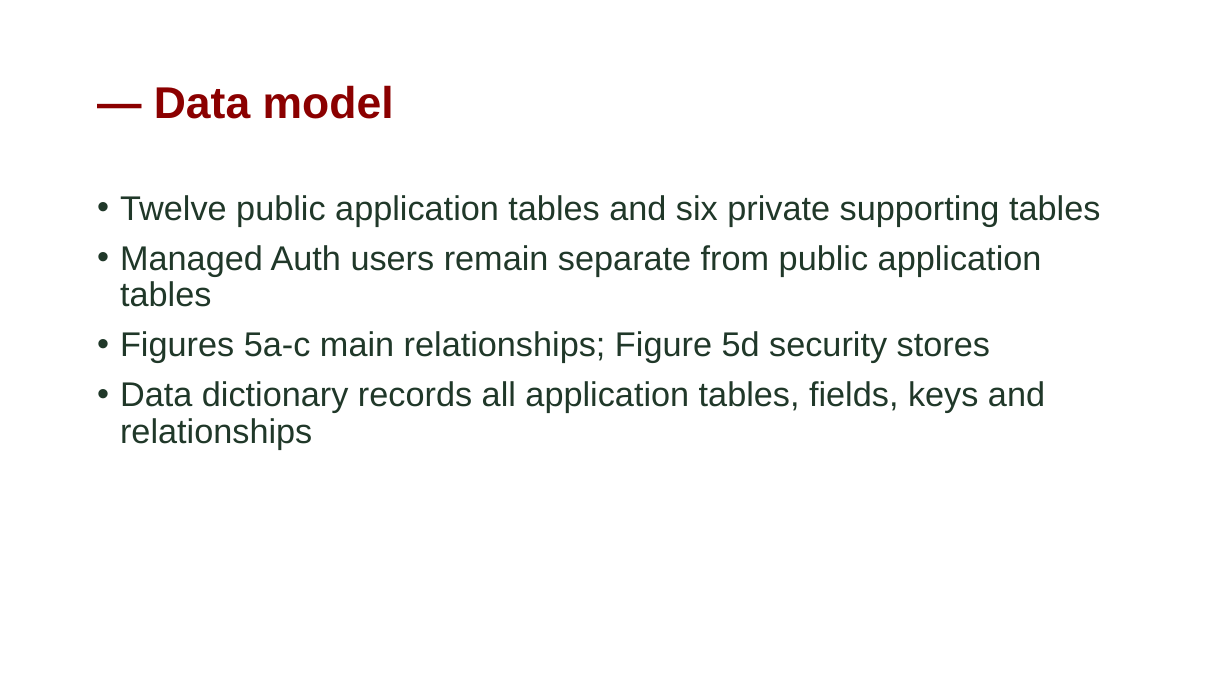
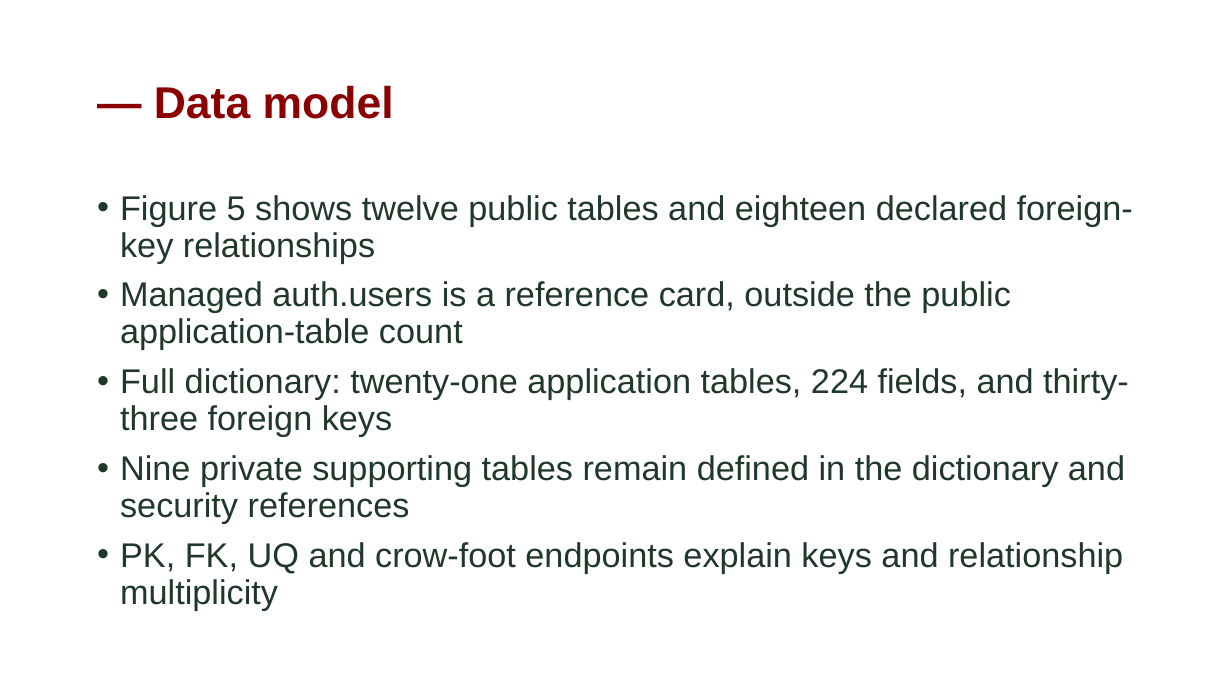
Before and after one commit to IronGrind/irongrind.github.io, a slide deck: slide 13 of Documentations/Defense/Capstone Presentation.pptx. Drawn at 1232x693 pixels with LibreOffice and Linux fonts; fonts in the diff are those of the drawing. Boxes give left, top, right and bottom in pixels: in the first picture for what was removed or moved away, otherwise in the second. Text is boxed around its words. In the diff, an @@ line names an element or a change of style, - is before the commit and + after.

Commit message:
Add Chapter 3 updates: revised captions, context diagram, public ERD scope, Gantt chart, and explanations; preserved all tables and unrelated content

```diff
--- a/Documentations/Defense/Capstone Presentation.pptx
+++ b/Documentations/Defense/Capstone Presentation.pptx
@@ text at [120, 195, 1133, 610]: text changed @@
-• Twelve public application tables and six private supporting tables
-• Managed Auth users remain separate from public application tables
-• Figures 5a-c main relationships; Figure 5d security stores
-• Data dictionary records all application tables, fields, keys and relationships
+• Figure 5 shows twelve public tables and eighteen declared foreign-key relationships
+• Managed auth.users is a reference card, outside the public application-table count
+• Full dictionary: twenty-one application tables, 224 fields, and thirty-three foreign keys
+• Nine private supporting tables remain defined in the dictionary and security references
+• PK, FK, UQ and crow-foot endpoints explain keys and relationship multiplicity
```
Also in this commit, not shown: 23 other files.
